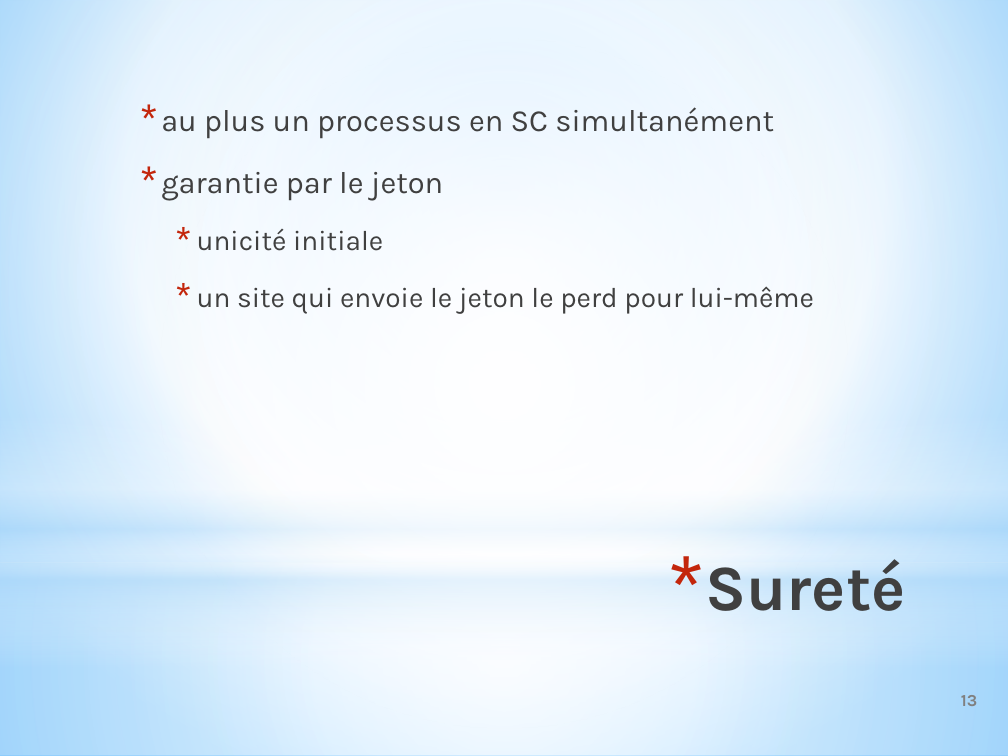
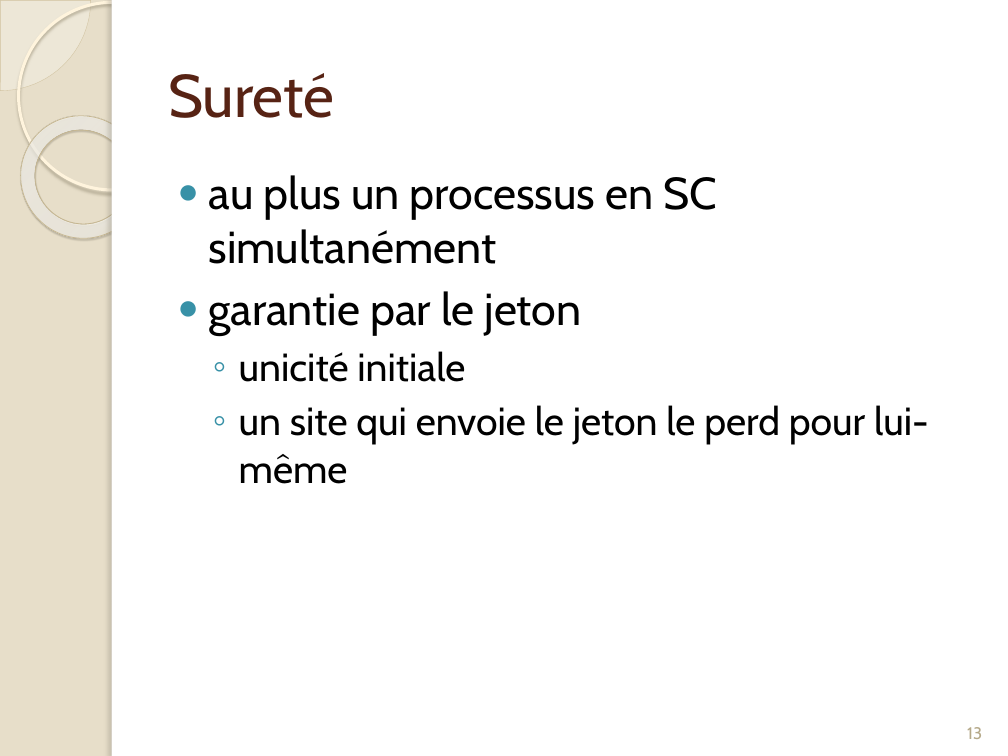
Before and after one commit to Origraena/moca, a slide deck: slide 14 of fmin212/Presentation/presAlgoDist.pptx. Drawn at 1008x756 pixels with LibreOffice and Linux fonts; fonts in the diff are those of the drawing. Boxes give left, top, right and bottom in pixels: in the first picture for what was removed or moved away, otherwise in the second. Text is boxed around its words. In the diff, an @@ line names an element or a change of style, - is before the commit and + after.

```diff
--- a/fmin212/Presentation/presAlgoDist.pptx
+++ b/fmin212/Presentation/presAlgoDist.pptx
@@ background gradient #9ED5FF to #FFFFFF to #5BB9FF to #E7DEC9 @@
@@ ellipse removed at [0, 27, 1008, 739] @@
@@ pie slice (boxed as its full ellipse) added at [0, 0, 91, 91], fill #FEFAF4 at 33% opacity, outline #D3C39F 0.25 pt @@
@@ ellipse added at [18, 2, 206, 190], outline #FFF5DE 2.15 pt @@
@@ rectangle: place and size @@
-rectangle at [0, 0, 1008, 562]
+rectangle at [112, 0, 1008, 756]
@@ rectangle at [112, 0, 1008, 756]: fill gradient #FFFFFF to #B4DCFA to #FFFFFF @@
@@ rectangle added at [112, 0, 120, 756], fill #FFFFFF @@
@@ title "Sureté": place and size @@
-title "Sureté" at [705, 559, 905, 611]
+title "Sureté" at [168, 73, 334, 118]
@@ title "Sureté" at [168, 73, 334, 118]: size 46 to 43 pt, font Karla to Cabin, text colour gradient #000000 to #404040 to #212745 to #572314, bold off; alignment right to left; bullet * to none; vertical alignment top to middle @@
@@ donut added at [0, 91, 169, 263], fill gradient #FFFCF6 to #FFFEFB to #F0D28E, outline #C7B893 0.58 pt @@
@@ text "au plus un processus en ...": place and size @@
-text "au plus un processus en ..." at [161, 107, 814, 314]
+text "au plus un processus en ..." at [209, 175, 929, 484]
@@ text "au plus un processus en ..." at [209, 175, 929, 484]: size 22 to 32 pt in "au plus un processus en SC simultanément", "garantie par le jeton"; font Karla to Cabin, text colour #404040 to #000000; size 20 to 28 pt in "unicité initiale", "un site qui envoie le jeton le ..."; bullet * to ●; line spacing 1.4 to 1; less space between paragraphs; bullet colour #C3260C to #3891A7; bullet * to ◦ @@
@@ rectangle removed at [0, 415, 1008, 667] @@
@@ rectangle removed at [0, 562, 1008, 756] @@
@@ page number: place and size @@
-page number at [961, 695, 977, 706]
+page number at [967, 727, 982, 739]
@@ page number at [967, 727, 982, 739]: font Karla to Cabin, text colour #808080 to #B6A98A, bold off; alignment right to centre; vertical alignment middle to bottom @@
```
Also in this commit, not shown: 14 other slides changed, 4 slides added.
